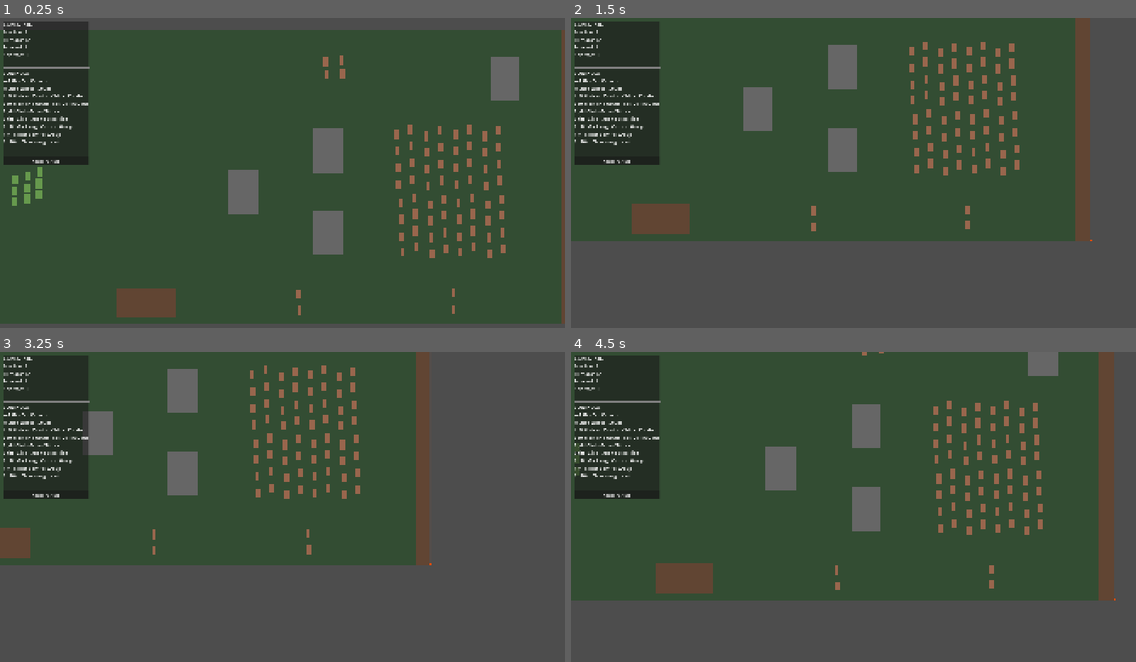
Above: before the commit, frames 1-4 (two rows, left to right).
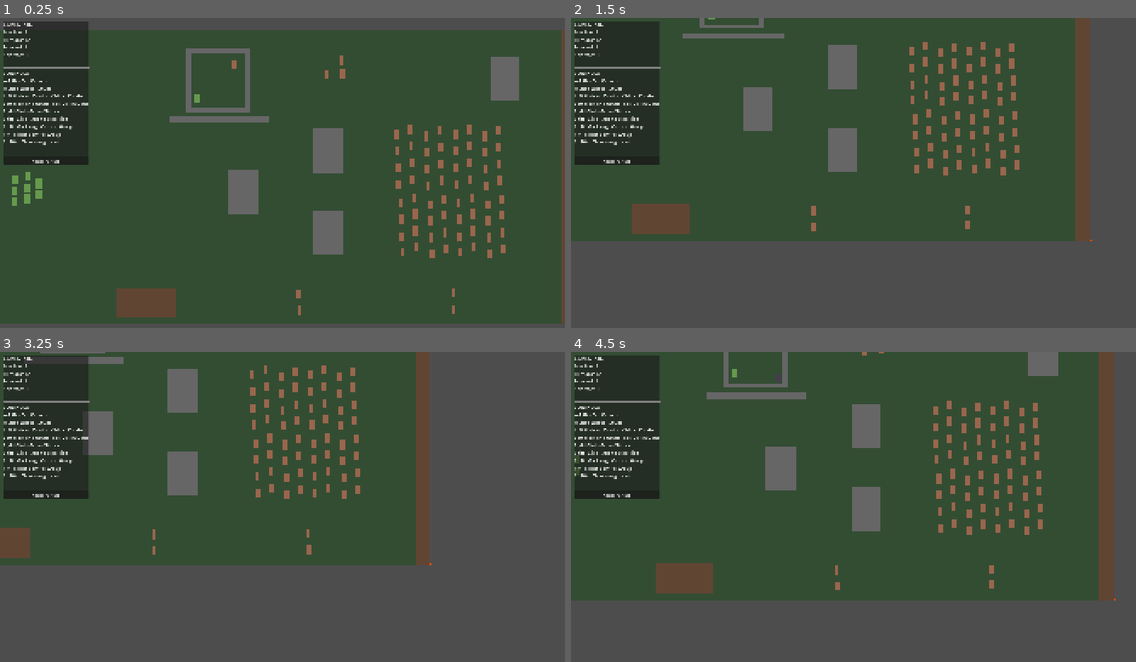
Above: after the commit, the same moments.

Repository: bengoodvach-draffin/dead-corps
Game: Godot game, scene res://scenes/puzzle_test_2.tscn
Two runs of this game, one before a commit and one after it. Both use one fixed random seed, a clock stepped at 60 frames per second and the inputs below.
Inputs (mouse positions are in pixels of both pictures, inside the frame that each line leads up to):
- Up to frame 1 (0.25 s): no input
- Up to frame 2 (1.5 s): tap Enter at 0.5 s; move the mouse to (977, 160) at 0.52 s; hold Right 0.53-1.28 s; hold S (camera_down) 0.53-1.28 s; move the mouse to (740, 191) at 1.27 s; hold Down from 1.28 s (still down); tap A (camera_left) at 1.35 s
- Up to frame 3 (3.25 s): move the mouse to (339, 441) at 2.02 s; release Down at 2.03 s; hold Right 2.03-2.78 s; hold D (camera_right) 2.03-2.78 s; move the mouse to (254, 575) at 2.77 s; hold Up from 2.78 s (still down); tap W (camera_up) at 2.85 s
- Up to frame 4 (4.5 s): move the mouse to (1023, 559) at 3.52 s; release Up at 3.53 s; hold Right mouse button (command) 3.53-4.28 s; hold Left from 3.53 s (still down); move the mouse to (684, 463) at 4.27 s; click (684, 463) at 4.35 s

The runs differ from the first frame. In frame 1, 1.2% of the frame differs, in the area x 6-59%, y 9-52%; in frame 2, 0.4%; in frame 3, 0.2%; in frame 4, 0.8%.

Commit message:
Phase 3.5: cower — cornered humans freeze (v0.41.0)
The dead-end terminal that the 3.4 herding sets up — completes Phase 3
(defense).
- human.gd: COWER state (appended → keeps DEAD's serialized value
  stable). start_cowering() freezes the human (no flee/fill, classless)
  and tints it pale blue (interim readability cue → proper pose/scream
  is 5.1); it stays ALIVE so it dies to a normal pounce. is_cowering()
  (live check) + was_cowering (persists into death, so the kill can pay
  the terror bonus in Phase 4.2). Dispatcher: COWER is inert but still
  runs BOID separation so co-cowerers huddle without overlapping.
- flee_behavior.gd: net-displacement detector. An anchor tracks the
  runner; if it stays within cower_min_displacement (40px) of the anchor
  for a full cower_window, it cowers. Net displacement (anchor distance)
  so ping-ponging in a corner still trips it; runs even with no exit (a
  halted, no-exit human cowers in place).
- feral_brain.gd: cowering humans are excluded from the hunt-pool loops
  (the flagged 2.3/3.4 seam) — a silent cowerer is local-scan-only, so
  only ferals that can see it engage, not ones drawn from across the map.
  A feral already pursuing one when it cowers still finishes the kill.
- game_config.gd + level_config.gd: cower_window 1.2 -> 2.0 (per Ben).
Playtested: runners herded into a dead end freeze pale-blue; killable by
a normal pounce. Parse gate clean.

Diff:
--- a/scenes/puzzle_test_2.tscn
+++ b/scenes/puzzle_test_2.tscn
@@ -9,6 +9,7 @@
 [ext_resource type="PackedScene" uid="uid://brqxu82wy6h2r" path="res://scenes/human.tscn" id="7_75tbc"]
 [ext_resource type="Script" uid="uid://c5fmdp1r7ticb" path="res://scripts/vision_renderer.gd" id="8_452ff"]
 [ext_resource type="PackedScene" uid="uid://bmw8qx5r2n8pk" path="res://scenes/building.tscn" id="9_irluq"]
+[ext_resource type="Script" uid="uid://cvde25j0ujcg" path="res://scripts/wall.gd" id="10_0bfmi"]
 [ext_resource type="Script" uid="uid://cax0dih7wnxe0" path="res://scripts/selection_manager.gd" id="11_252ko"]
 [ext_resource type="Script" uid="uid://yd0ofoh8ih30" path="res://scripts/nav_baker.gd" id="12_joimv"]
 [ext_resource type="PackedScene" uid="uid://di2wxa5t7dmxv" path="res://scenes/debug_overlay.tscn" id="13_xy8cy"]
@@ -38,8 +39,10 @@
 [node name="LevelConfig" type="Node2D" parent="." unique_id=1080841229]
 position = Vector2(-2, 2)
 script = ExtResource("3_fsr3p")
+flee_exit_threat_bias = null
 chain_scan_radius = 150.0
 feral_offaxis_penalty = 1.5
+cower_window = 1.2
 metadata/_custom_type_script = "uid://dlqe4p8ushalq"
 
 [node name="Initializer" type="Node" parent="." unique_id=1515215272]
@@ -509,7 +512,7 @@
 alignment_rate = 0.3
 
 [node name="Human73" parent="TestLevel/Level 7" unique_id=1346925049 instance=ExtResource("7_75tbc")]
-position = Vector2(147, -389)
+position = Vector2(-162, -379)
 initial_state = 1
 cohesion_strength = 12.0
 alignment_rate = 0.3
@@ -584,7 +587,7 @@
 alignment_rate = 0.3
 
 [node name="Zombie4" parent="TestLevel/Level 7" unique_id=1325715882 instance=ExtResource("6_wgxpd")]
-position = Vector2(-825, -15)
+position = Vector2(-289, -266)
 
 [node name="Zombie5" parent="TestLevel/Level 7" unique_id=1067108926 instance=ExtResource("6_wgxpd")]
 position = Vector2(-826, 25)
@@ -624,6 +627,18 @@
 [node name="Building3" parent="TestLevel/Buildings" unique_id=1887458525 instance=ExtResource("9_irluq")]
 position = Vector2(-131, 56)
 
+[node name="Building5" parent="TestLevel/Buildings" unique_id=983809353 instance=ExtResource("9_irluq")]
+position = Vector2(-213, -192)
+building_width = 340.0
+building_height = 20.0
+
+[node name="Wall" type="Polygon2D" parent="TestLevel/Buildings" unique_id=602201568]
+position = Vector2(-217, -325)
+color = Color(0, 0, 0, 0)
+polygon = PackedVector2Array(-100, -100, 100, -100, 100, 100, -100, 100)
+script = ExtResource("10_0bfmi")
+metadata/_custom_type_script = "uid://cvde25j0ujcg"
+
 [node name="Escape Zones" type="Node" parent="TestLevel" unique_id=1359137202]
 
 [node name="Humans" type="Node" parent="TestLevel" unique_id=827267819]
@@ -636,6 +651,7 @@
 script = ExtResource("11_252ko")
 
 [node name="NavigationRegion" type="NavigationRegion2D" parent="." unique_id=257540646]
+visible = false
 navigation_polygon = SubResource("NavigationPolygon_irluq")
 script = ExtResource("12_joimv")
 agent_radius = 18.0
--- a/scripts/feral_brain.gd
+++ b/scripts/feral_brain.gd
@@ -195,13 +195,15 @@
 			seen[h] = true
 			candidates.append(h)
 
-	# Hunt pool — pursued ∪ fleeing, no LOS / no distance gate (cowering excluded).
+	# Hunt pool — pursued ∪ fleeing, no LOS / no distance gate. Cowering humans are
+	# EXCLUDED here (§3.4/§4.4): a silent, still cowerer is found only by ferals that can
+	# locally see it (the scan above), not drawn at from across the map via the pool.
 	for h in gm.pursued_humans():
-		if _is_candidate(h) and not seen.has(h):
+		if _is_candidate(h) and not h.is_cowering() and not seen.has(h):
 			seen[h] = true
 			candidates.append(h)
 	for h in gm.fleeing_humans():
-		if _is_candidate(h) and not seen.has(h):
+		if _is_candidate(h) and not h.is_cowering() and not seen.has(h):
 			seen[h] = true
 			candidates.append(h)
 
--- a/scripts/flee_behavior.gd
+++ b/scripts/flee_behavior.gd
@@ -32,6 +32,12 @@
 var _escape_target: Vector2 = Vector2.ZERO
 var _has_escape: bool = false
 
+## Cower detector (3.5, §4.4): the anchor we measure net displacement from, and how long
+## we've stayed within cower_min_displacement of it. A full cower_window without escaping
+## that radius means we're cornered → cower.
+var _cower_ref: Vector2 = Vector2.ZERO
+var _cower_elapsed: float = 0.0
+
 
 func setup(owner_human: Human) -> void:
 	_owner = owner_human
@@ -54,6 +60,8 @@
 		_agent.target_position = _escape_target
 	else:
 		_has_escape = false
+	_cower_ref = _owner.global_position
+	_cower_elapsed = 0.0
 
 
 ## Chooses the exit to flee to. With flee_exit_threat_bias 0 (or no perceived threat)
@@ -111,7 +119,19 @@
 ## One physics frame of the rout. Blends the nav-path direction with the zombie-repulsion
 ## bend and sets a virtual move target; the Human dispatcher's super._physics_process
 ## does the actual movement (+ BOID separation).
-func tick(_delta: float) -> void:
+func tick(delta: float) -> void:
+	# Cower detection (3.5, §4.4): a full cower_window spent within cower_min_displacement
+	# of our anchor → cornered → cower. Runs even with no exit (a halted human cowers in
+	# place). Net displacement (anchor distance), so ping-ponging in a corner still trips.
+	if _owner.global_position.distance_to(_cower_ref) >= GameConfig.cower_min_displacement:
+		_cower_ref = _owner.global_position
+		_cower_elapsed = 0.0
+	else:
+		_cower_elapsed += delta
+		if _cower_elapsed >= GameConfig.cower_window:
+			_owner.start_cowering()
+			return
+
 	if not _has_escape:
 		_owner.velocity = Vector2.ZERO
 		_owner.has_target = false
--- a/scripts/game_config.gd
+++ b/scripts/game_config.gd
@@ -79,7 +79,7 @@
 
 # === COWER ===
 var cower_min_displacement: float = 40.0
-var cower_window: float = 1.2
+var cower_window: float = 2.0
 
 # === SCORING ===
 var combo_window: float = 4.0
--- a/scripts/human.gd
+++ b/scripts/human.gd
@@ -23,7 +23,8 @@
 	IDLE,    ## Standing / calm
 	SENTRY,  ## Watching (now identical to IDLE — facing behavior deleted)
 	DEAD,    ## Permanent corpse (raised by the riser pipeline, step 2.6)
-	FLEEING  ## Permanent rout (3.2, §4.3): paths to the nearest exit, no fill, no recovery
+	FLEEING, ## Permanent rout (3.2, §4.3): paths to the nearest exit, no fill, no recovery
+	COWER    ## Cornered (3.5, §4.4): frozen, classless, no fill; dies to a normal pounce
 }
 
 ## Patrol modes for waypoint movement.
@@ -93,6 +94,11 @@
 ## the v1 incubation→conversion pipeline was removed in step 1.4.
 var is_dead: bool = false
 
+## Set true when this human enters COWER (3.5) and never cleared — so a kill can still
+## tell it was cowering after die() flips the state to DEAD (the terror bonus, §6 /
+## Phase 4.2). is_cowering() is the live check.
+var was_cowering: bool = false
+
 ## Pounce exclusion (spec §3.5): the zombie currently mid-pounce on this human,
 ## or null. While claimed, other ferals' retargeting (2.3) skips this human — the
 ## single anti-pile-up rule (replaces all attacker caps). Typed Unit to avoid a
@@ -195,6 +201,13 @@
 	# raise it in place; the v1 incubation→conversion was removed in step 1.4.)
 	if current_state == State.DEAD:
 		velocity = Vector2.ZERO
+		return
+
+	if current_state == State.COWER:
+		# Frozen but alive (§4.4): no flee, no fill — still a normal pounce target.
+		# super runs only for BOID separation, so co-cowerers huddle without overlapping.
+		velocity = Vector2.ZERO
+		super._physics_process(delta)
 		return
 
 	if current_state == State.FLEEING:
@@ -374,6 +387,31 @@
 	return _fear != null and _fear.is_breaking()
 
 
+## Interim cower tint (a cold, helpless pale-blue) — the readable "this one's cornered"
+## cue. Proper cower readability (pose + scream) is the vision_renderer pass in 5.1.
+const COWER_TINT := Color(0.45, 0.6, 1.0, 1.0)
+
+
+## Drops this human into COWER (spec §4.4) — cornered, frozen, classless, no fill, no
+## recovery. Called by FleeBehavior's net-displacement detector (3.5). Still alive, so
+## it dies to a normal pounce; was_cowering records it for the terror bonus (4.2).
+func start_cowering() -> void:
+	if current_state == State.COWER or current_state == State.DEAD:
+		return
+	current_state = State.COWER
+	was_cowering = true
+	velocity = Vector2.ZERO
+	has_target = false
+	modulate = COWER_TINT
+	queue_redraw()   # drop the fill-line debug viz
+
+
+## Live check: is this human currently cowering? Used by FeralBrain to keep cowering
+## humans LOCAL-SCAN-ONLY in the hunt pool (§3.4 seam).
+func is_cowering() -> bool:
+	return current_state == State.COWER
+
+
 # === DEATH / CONVERSION ===
 
 ## Kills this human: notify GameManager, enter DEAD (incubating corpse).
--- a/scripts/level_config.gd
+++ b/scripts/level_config.gd
@@ -53,7 +53,7 @@
 
 # === COWER ===
 @export var cower_min_displacement: float = 40.0
-@export var cower_window: float = 1.2
+@export var cower_window: float = 2.0
 
 # === SCORING ===
 @export var combo_window: float = 4.0
